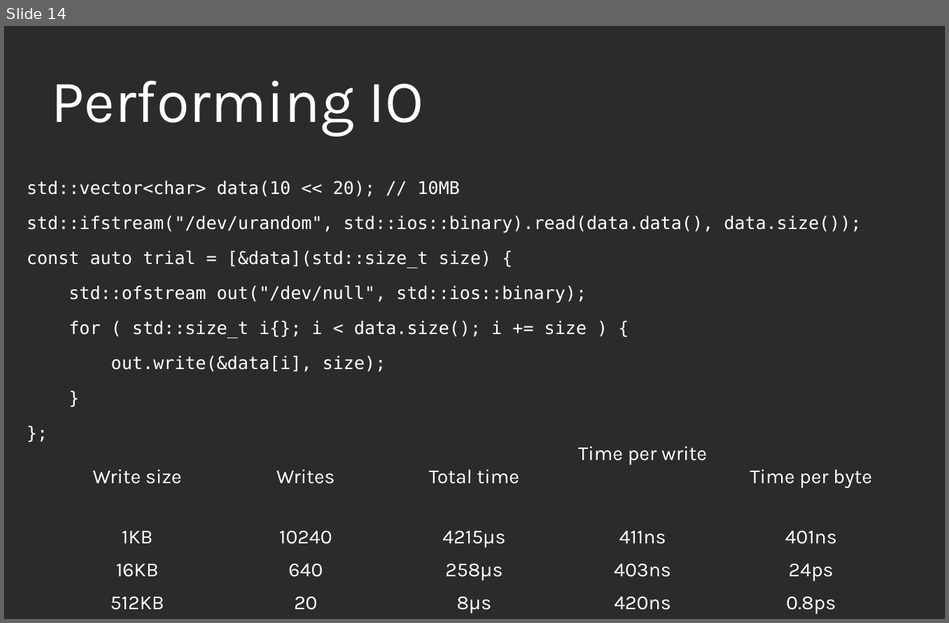
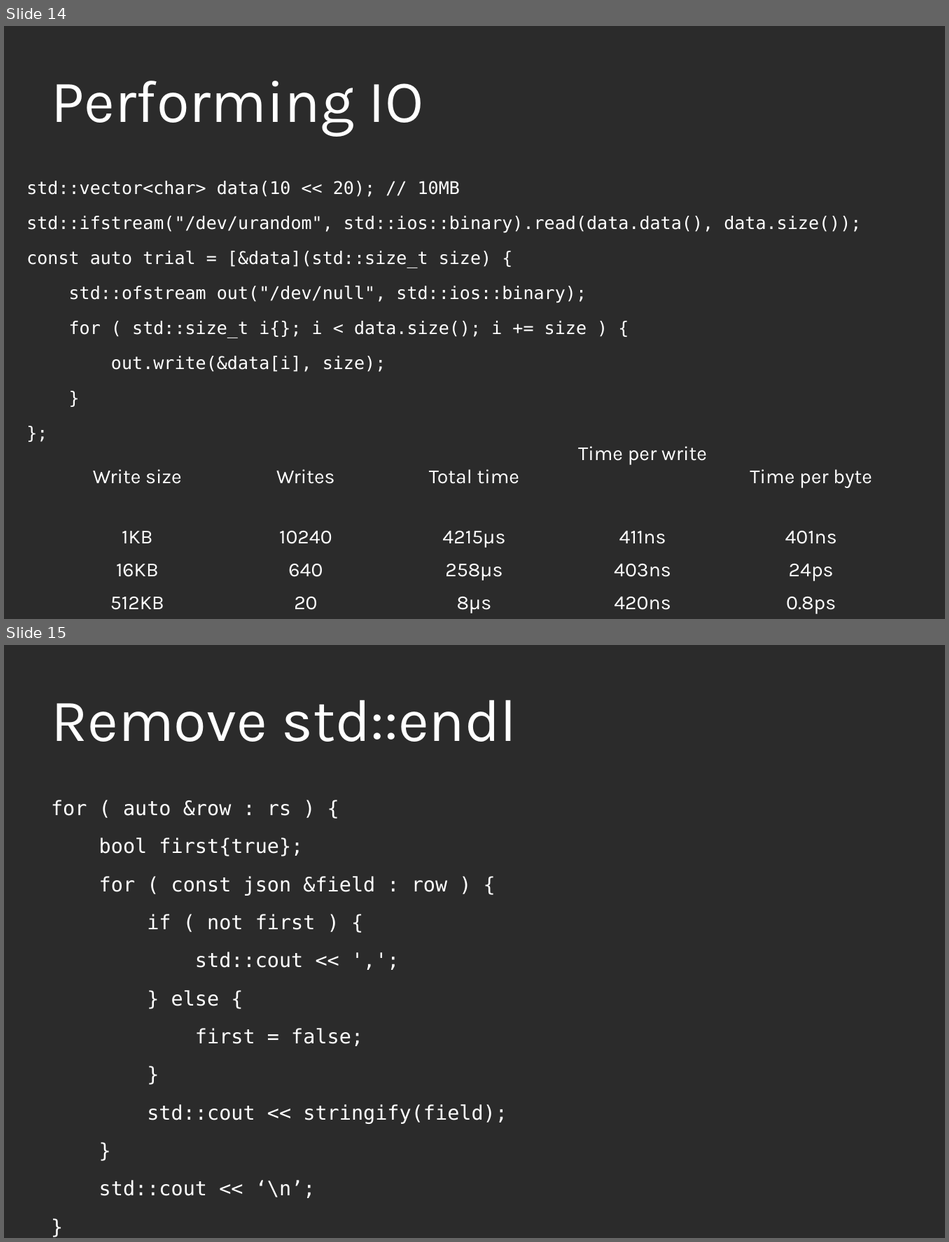
Before and after one commit to KayEss/cpp-designing4performance, a slide deck: slides/Designing APIs For Performance.odp. Shown one above the other, each under a label of ours: slide 14 before the commit, slides 14 and 15 after it. The pictures are 949x623 and 949x1242 pixels, drawn with LibreOffice and Linux fonts; fonts in the diff are those of the drawing; background and template pictures are left out; a plain dark background stands for a picture behind light text. Boxes give left, top, right and bottom in pixels: in the first picture for what was removed or moved away, otherwise in the second. Text is boxed around its words. In the diff, an @@ line names an element or a change of style, - is before the commit and + after.

```diff
--- a/slides/Designing APIs For Performance.odp
+++ b/slides/Designing APIs For Performance.odp
@@ slide 15 added at box(4, 645, 945, 1238), background picture (left out) @@
@@ title added at box(51, 700, 516, 742), 60 pt, text #FFFFFF @@
+Remove std::endl
@@ text added at box(51, 800, 507, 1198), 20 pt, text #FFFFFF @@
+for ( auto &row : rs ) {
+bool first{true};
+for ( const json &field : row ) {
+if ( not first ) {
+std::cout << ',';
+} else {
+first = false;
+}
+std::cout << stringify(field);
+}
+std::cout << ‘\n’;
+}
```
Also in this commit, not shown: 1 slide changed, 6 other slides added, 2 slides removed, 1 other file.
